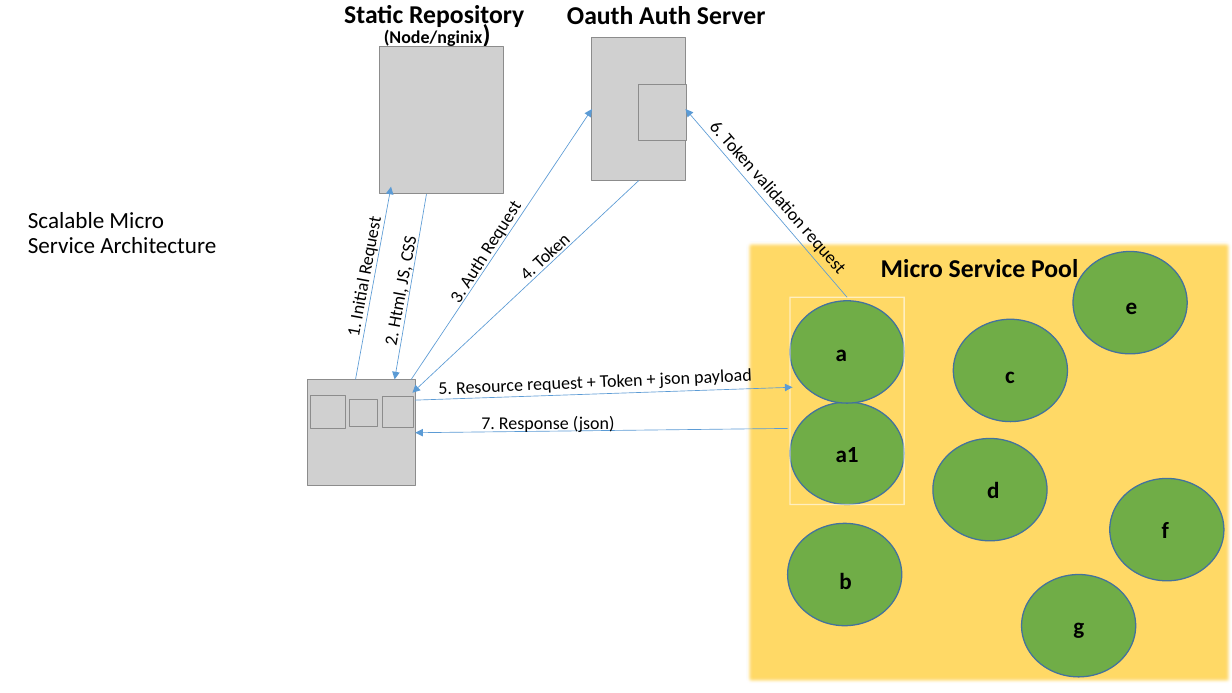
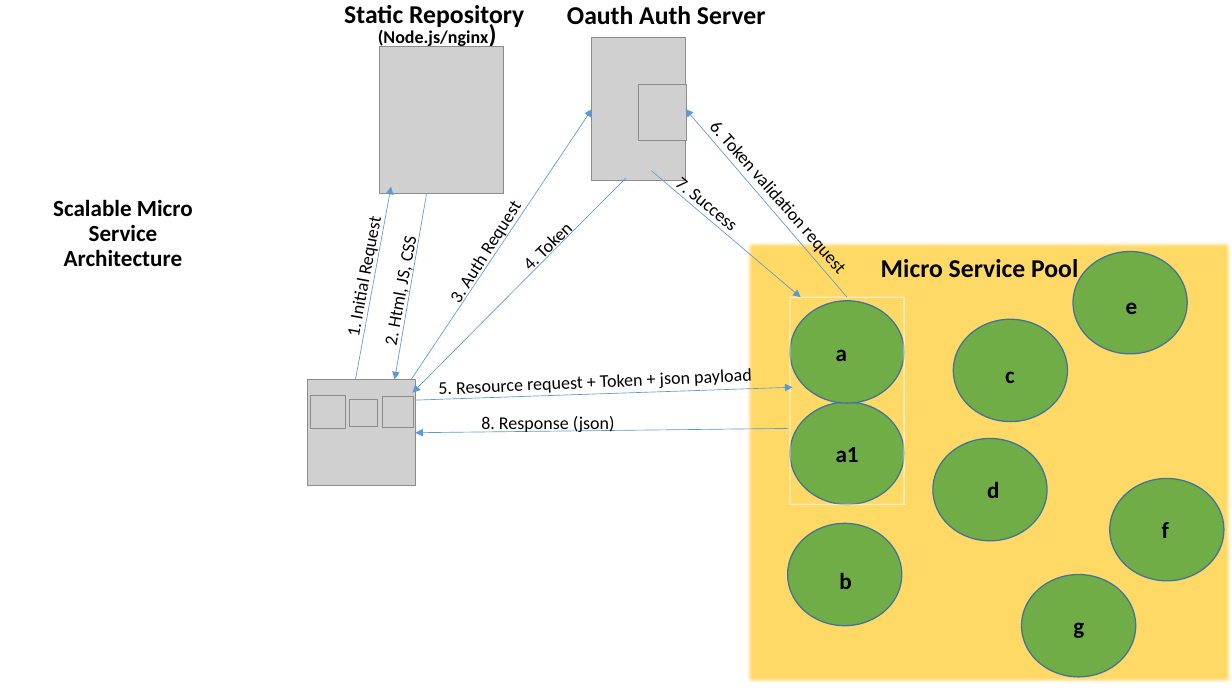
Before and after one commit to batchu/spring-boot-ujug, a slide deck: slide 22 of Spring Boot.pptx (slide 14 before the commit). Drawn at 1232x693 pixels with LibreOffice and Linux fonts; fonts in the diff are those of the drawing; grey boxes stand for pictures. Boxes give left, top, right and bottom in pixels: in the first picture for what was removed or moved away, otherwise in the second. Text is boxed around its words. In the diff, an @@ line names an element or a change of style, - is before the commit and + after.

```diff
--- a/Spring Boot.pptx
+++ b/Spring Boot.pptx
@@ text at (378, 30, 488, 48): text changed @@
-(Node/nginix)
+(Node.js/nginx)
@@ arrow moved from (639, 180) - (412, 393) to (627, 177) - (412, 393) @@
@@ arrow added from (652, 171) to (801, 298), #5B9BD5 0.5 pt @@
@@ text added at (674, 177, 685, 196), 14 pt, text #000000 @@
+7. Success
@@ title "Scalable Micro Service Architecture" at (53, 199, 193, 266): bold on; alignment left to centre @@
@@ text "4. Token": place and size @@
-text "4. Token" at (527, 271, 534, 286)
+text "4. Token" at (530, 261, 536, 275)
@@ text "4. Token" at (530, 261, 536, 275): rotation 317 to 315 degrees @@
@@ text at (481, 416, 615, 433): text changed @@
-7. Response (json)
+8. Response (json)
```
Also in this commit, not shown: 1 other slide changed, 4 slides added, 1 slide removed.
